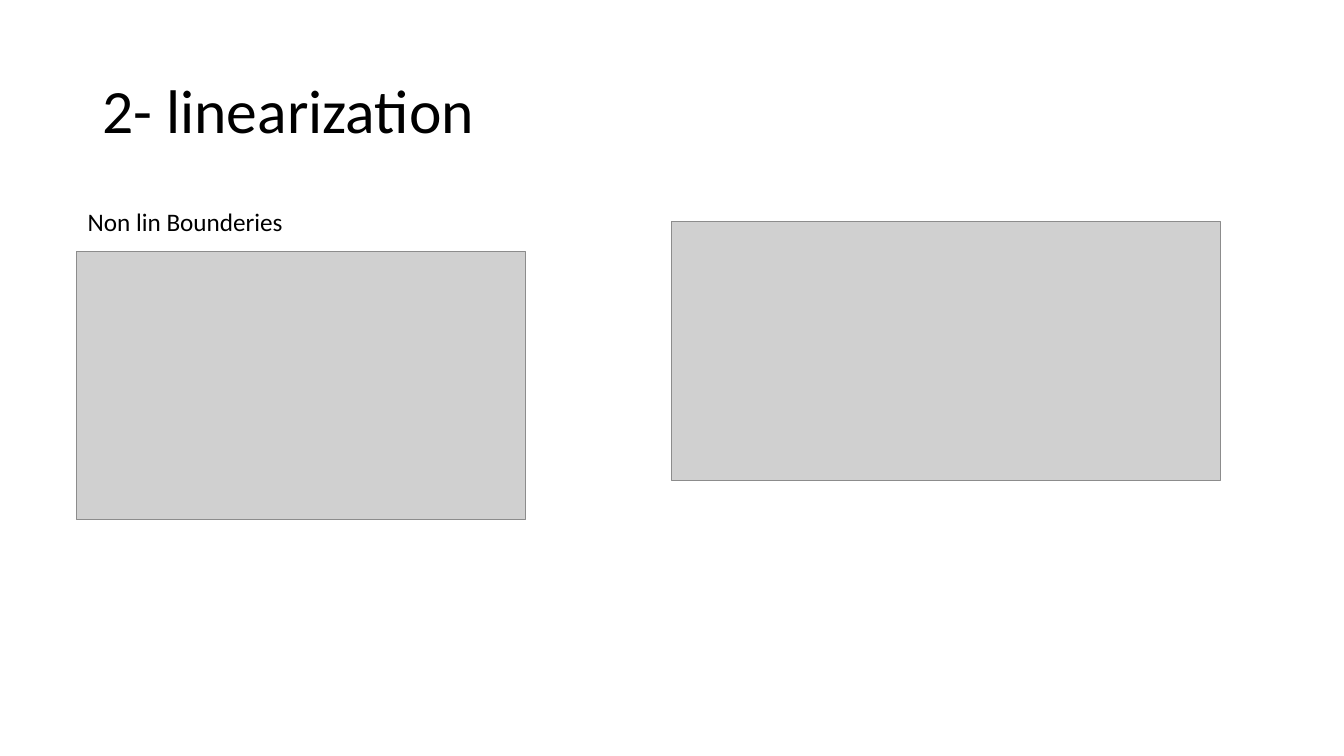
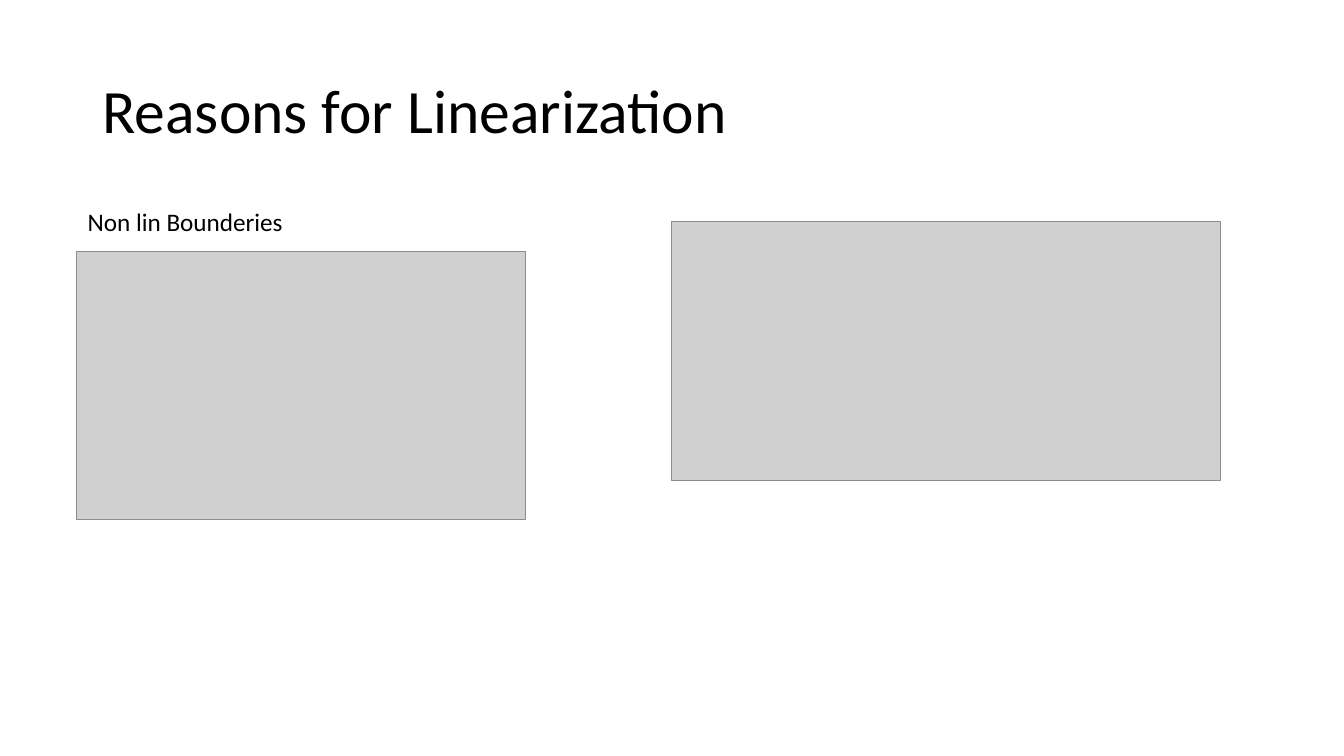
Before and after one commit to AleFire99/The-Loopers, a slide deck: slide 2 of Presentation_midterm.pptx. Drawn at 1344x756 pixels with LibreOffice and Linux fonts; fonts in the diff are those of the drawing; grey boxes stand for pictures. Boxes give left, top, right and bottom in pixels: in the first picture for what was removed or moved away, otherwise in the second. Text is boxed around its words. In the diff, an @@ line names an element or a change of style, - is before the commit and + after.

```diff
--- a/Presentation_midterm.pptx
+++ b/Presentation_midterm.pptx
@@ title at box(102, 90, 726, 134): text changed @@
-2- linearization
+Reasons for Linearization
```
Also in this commit, not shown: 1 other slide changed, 9 slides added, 4 slides removed, 26 other files.
